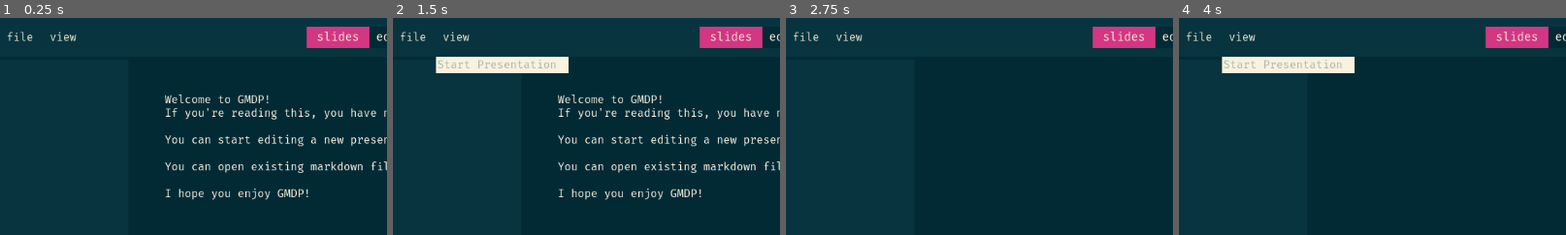
Above: before the commit, frames 1-4 (left to right).
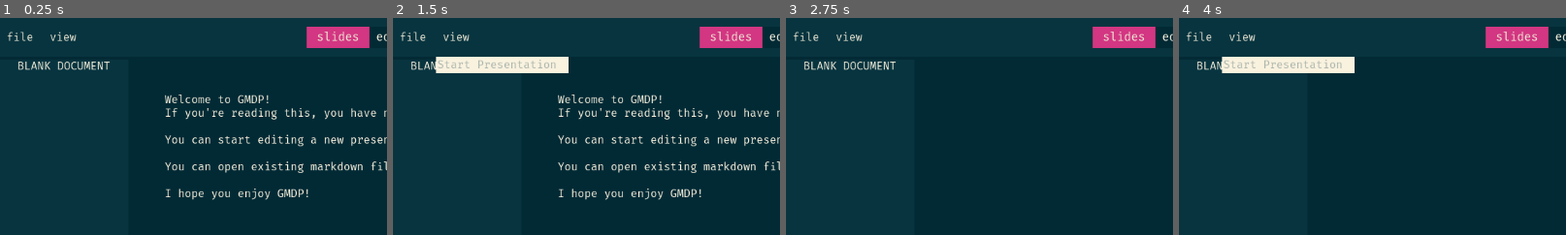
Above: after the commit, the same moments.

Repository: WinnerWind/gmdp
Game: Godot game, scene res://scenes/main.tscn
Same seed, same stepped clock (60 frames per second), same inputs: the game is played once before the commit and once after it. The project has no main scene, so this scene is started directly.
Inputs:
- Up to frame 1 (0.25 s): no input
- Up to frame 2 (1.5 s): click "file" at 0.5 s; click "view" at 1.25 s
- Up to frame 3 (2.75 s): click "refresh" at 2 s
- Up to frame 4 (4 s): click "file" at 2.75 s; click "view" at 3.5 s
The pictures show only the part of the screen within x 0-50%, y 0-50%; the shares and areas given below are measured in that part.

The runs differ from the first frame. In frame 1, 0.5% of the frame differs, in the area x 4-29%, y 20-25%; in frame 2, 0.2%; in frame 3, 0.5%; in frame 4, 0.2%.

Commit message:
Add RTL to show that no document is being used.

Diff:
--- a/scenes/main.tscn
+++ b/scenes/main.tscn
@@ -116,6 +116,12 @@
 size_flags_horizontal = 3
 size_flags_vertical = 3
 
+[node name="RichTextLabel" type="RichTextLabel" parent="NavSorter/Slides View/Slides/ScrollContainer/Sorter"]
+layout_mode = 2
+size_flags_vertical = 3
+bbcode_enabled = true
+text = "[center]BLANK DOCUMENT[/center]"
+
 [node name="Main" type="ScrollContainer" parent="NavSorter/Slides View"]
 layout_mode = 2
 size_flags_horizontal = 3
